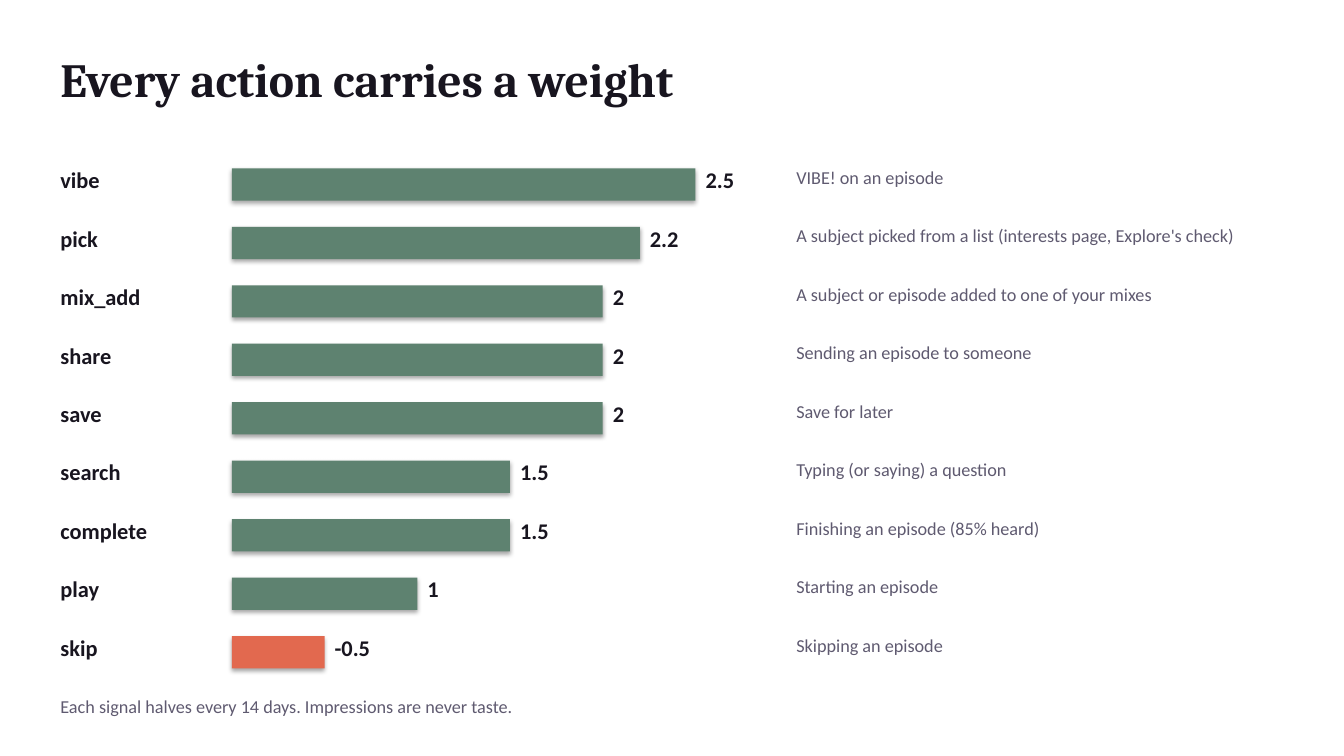
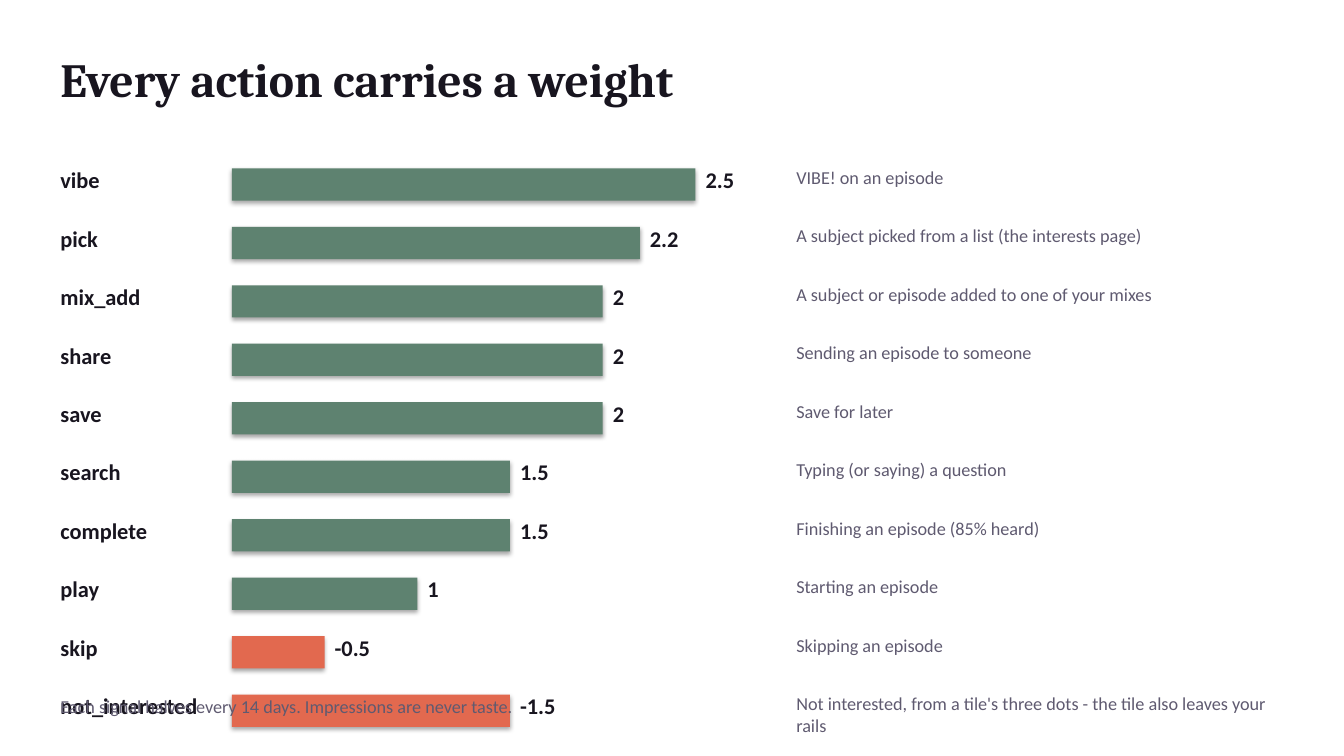
Before and after one commit to tjweingart-byte/FAM, a slide deck: slide 3 of docs/algorithm/FAM_Algorithm.pptx. Drawn at 1344x756 pixels with LibreOffice and Linux fonts; fonts in the diff are those of the drawing. Boxes give left, top, right and bottom in pixels: in the first picture for what was removed or moved away, otherwise in the second. Text is boxed around its words. In the diff, an @@ line names an element or a change of style, - is before the commit and + after.

Commit message:
The 11.3 packet: exploreFAM out, Not interested, catalogue dates, vibe delete, larger text, categories as filter chips (§499, §500) (#231)

```diff
--- a/docs/algorithm/FAM_Algorithm.pptx
+++ b/docs/algorithm/FAM_Algorithm.pptx
@@ text at [796,229,1141,245]: text changed @@
-A subject picked from a list (interests page, Explore's check)
+A subject picked from a list (the interests page)
@@ text added at [60,698,197,717], 16 pt, text #18151F, bold @@
+not_interested
@@ rectangle added at [232,695,510,727], fill #E2694F @@
@@ text added at [520,699,555,714], 16 pt, text #18151F, bold @@
+-1.5
@@ text added at [796,697,1265,732], 13 pt, text #5F5A70 @@
+Not interested, from a tile's three dots - the tile also leaves your rails
```
Also in this commit, not shown: 1 other slide changed, 37 other files.
